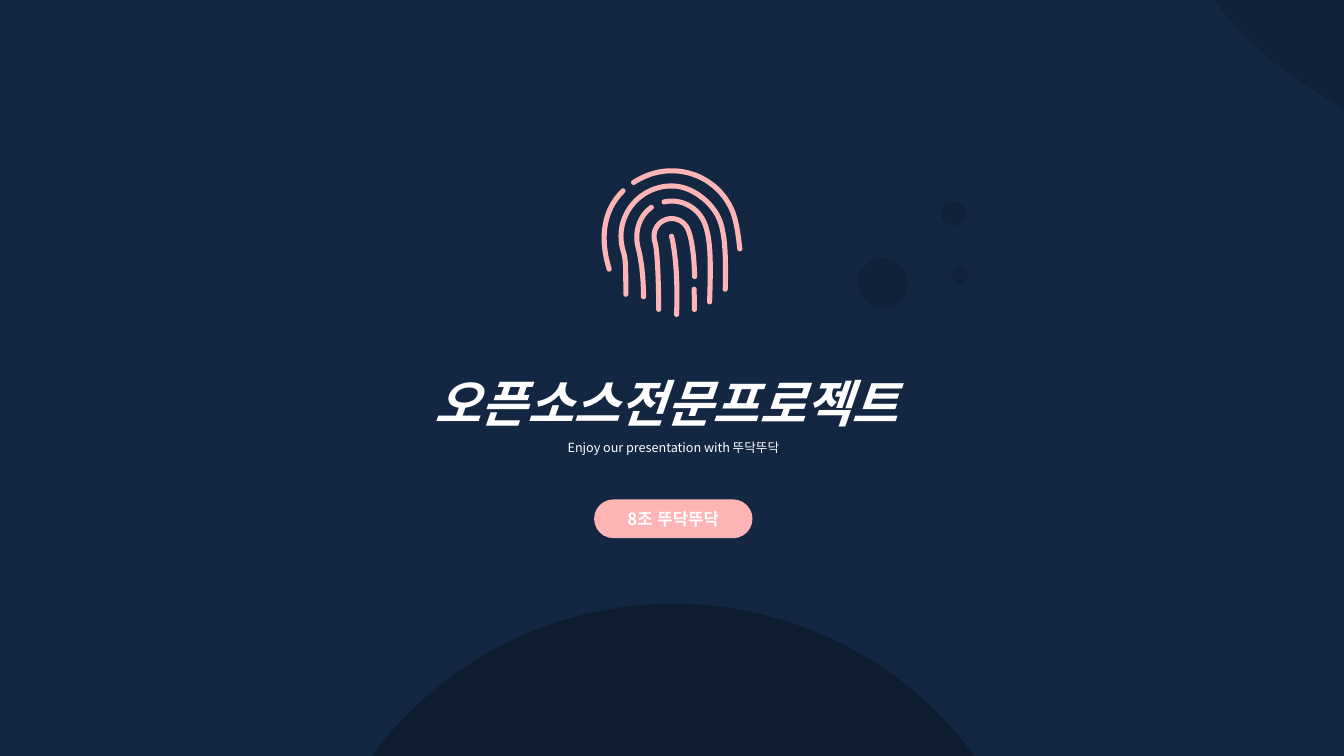
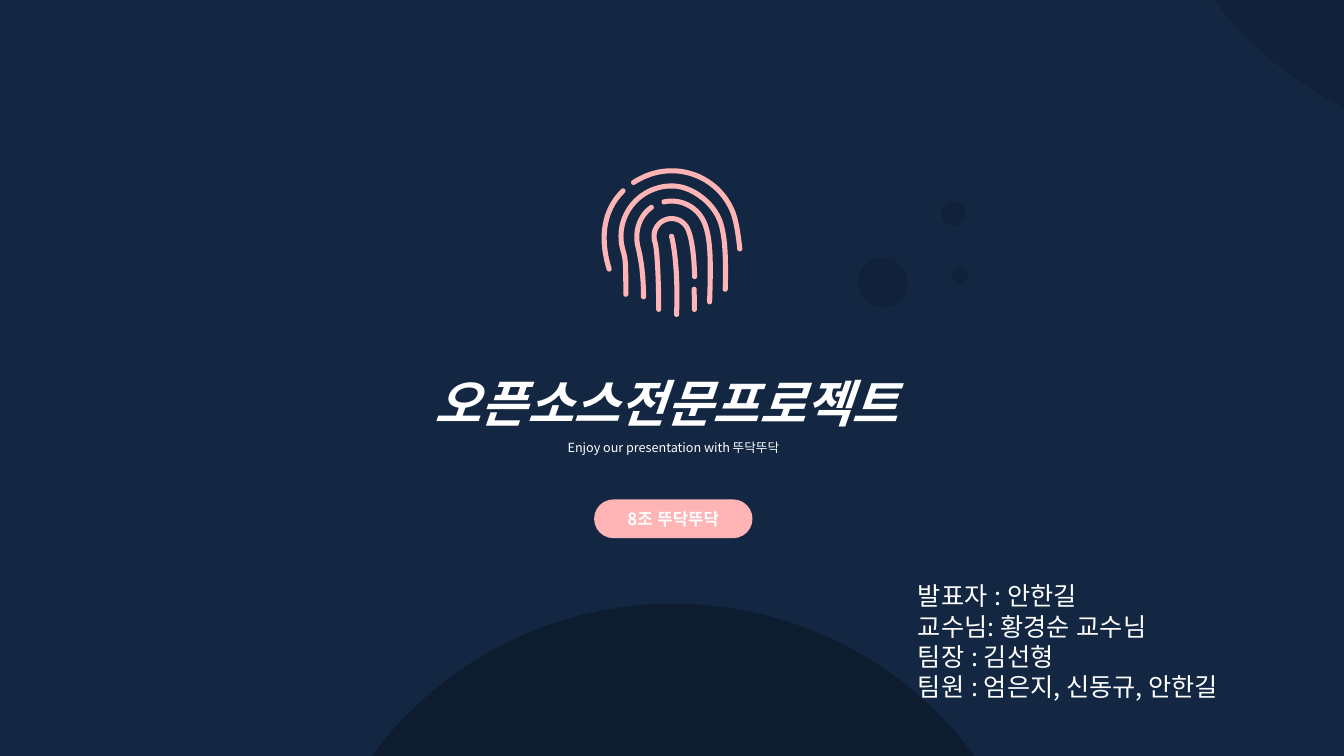
Before and after one commit to sunhyung2007/graduation_project, a slide deck: slide 1 of 뚜닥뚜닥_전프발표.pptx. Drawn at 1344x756 pixels with LibreOffice and Linux fonts; fonts in the diff are those of the drawing. Boxes give left, top, right and bottom in pixels: in the first picture for what was removed or moved away, otherwise in the second. Text is boxed around its words. In the diff, an @@ line names an element or a change of style, - is before the commit and + after.

Commit message:
최종 발표자료

```diff
--- a/뚜닥뚜닥_전프발표.pptx
+++ b/뚜닥뚜닥_전프발표.pptx
@@ text added at [918, 584, 1218, 701], 18 pt, text #FFFFFF @@
+발표자 : 안한길
+교수님: 황경순 교수님
+팀장 : 김선형
+팀원 : 엄은지, 신동규, 안한길
```
Also in this commit, not shown: 5 other slides changed, 9 slides added.
